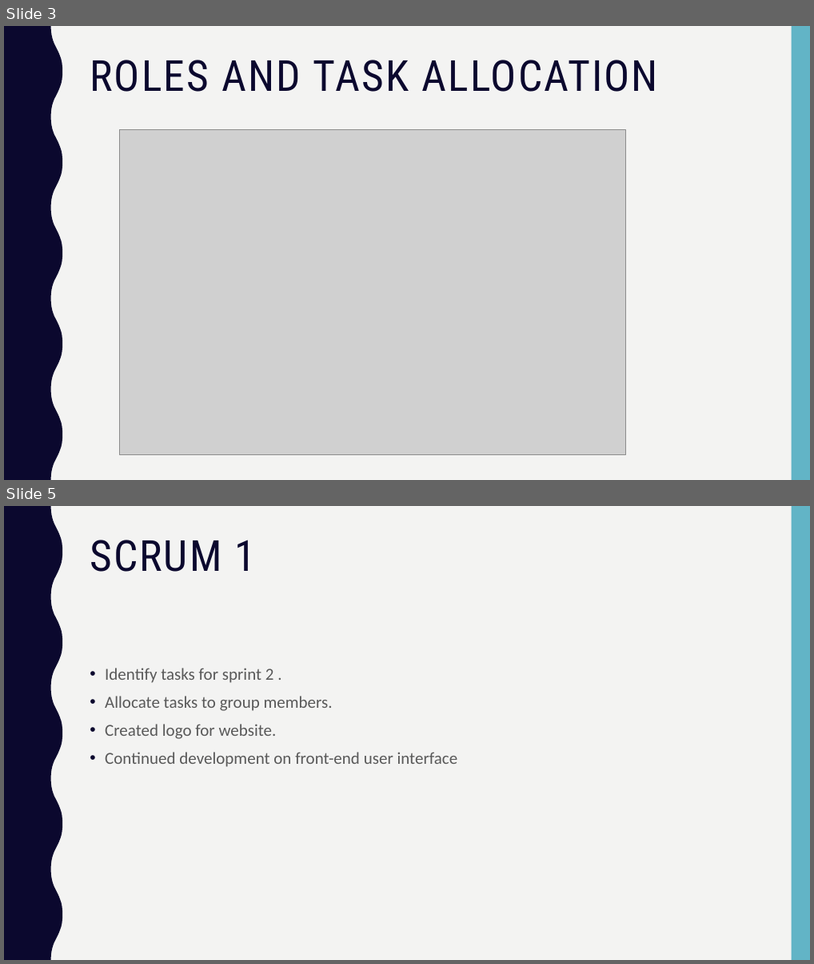
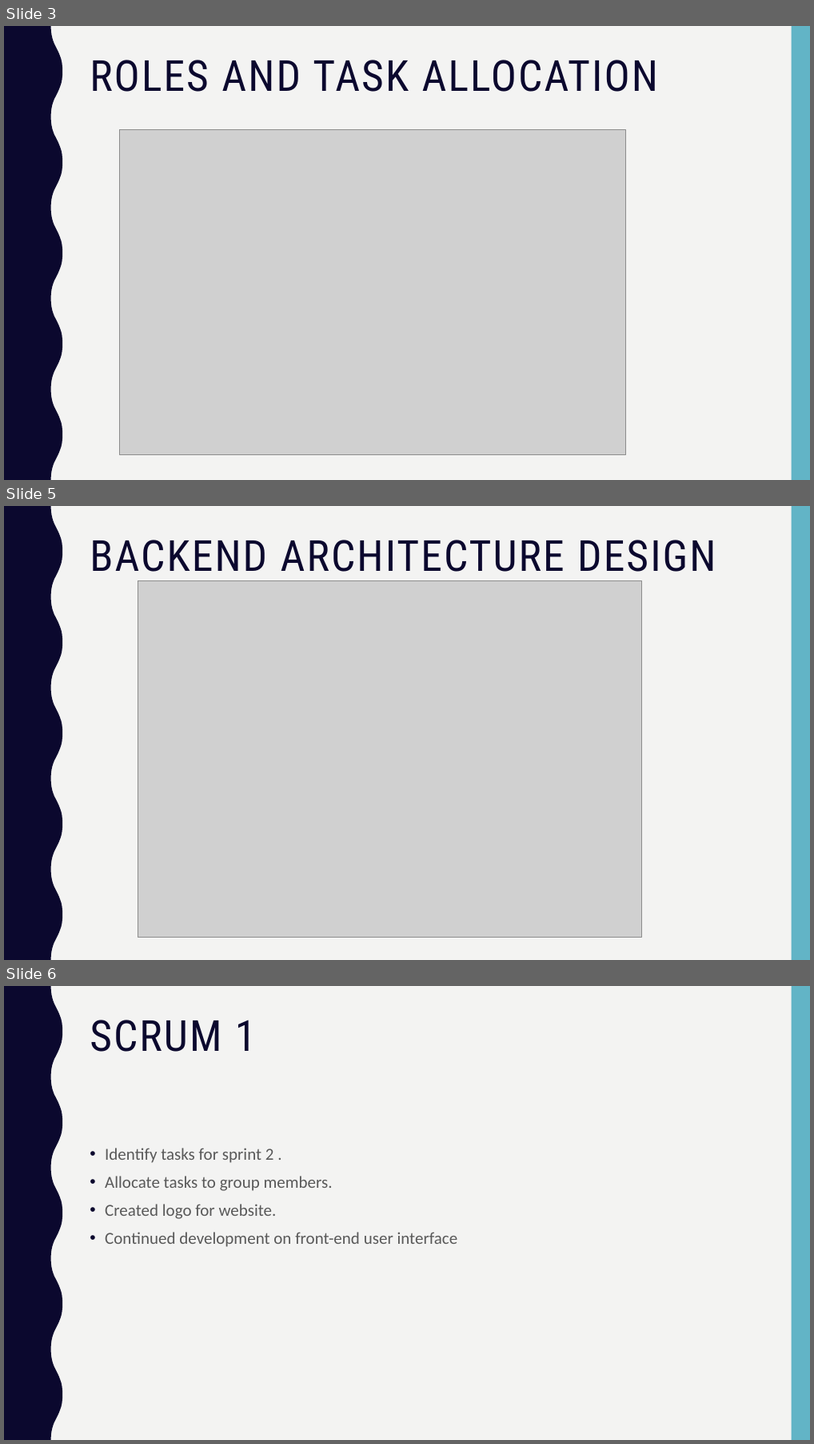
Before and after one commit to george98788/Enterprise-systems-development, a slide deck: Sprint2/Group 10 Sprint_2.pptx. Shown one above the other, each under a label of ours: slides 3 and 5 before the commit, slides 3, 5 and 6 after it; the slides between them are not shown. The pictures are 814x964 and 814x1444 pixels, drawn with LibreOffice and Linux fonts; fonts in the diff are those of the drawing; grey boxes stand for pictures. Boxes give left, top, right and bottom in pixels: in the first picture for what was removed or moved away, otherwise in the second. Text is boxed around its words. In the diff, an @@ line names an element or a change of style, - is before the commit and + after.

```diff
--- a/Sprint2/Group 10 Sprint_2.pptx
+++ b/Sprint2/Group 10 Sprint_2.pptx
@@ slide 5 added at [4,506,810,960], background #F3F3F2; not listed: 2 template elements that a slide beside it also shows @@
@@ title added at [90,540,716,582], 51 pt, text #0B082E @@
+BACKEND ARCHITECTURE DESIGN
@@ picture added at [138,580,642,936] @@
@@ what was slide 5 is now slide 6 @@
```
Also in this commit, not shown: 3 slides changed, 2 other slides added, 1 slide removed.
